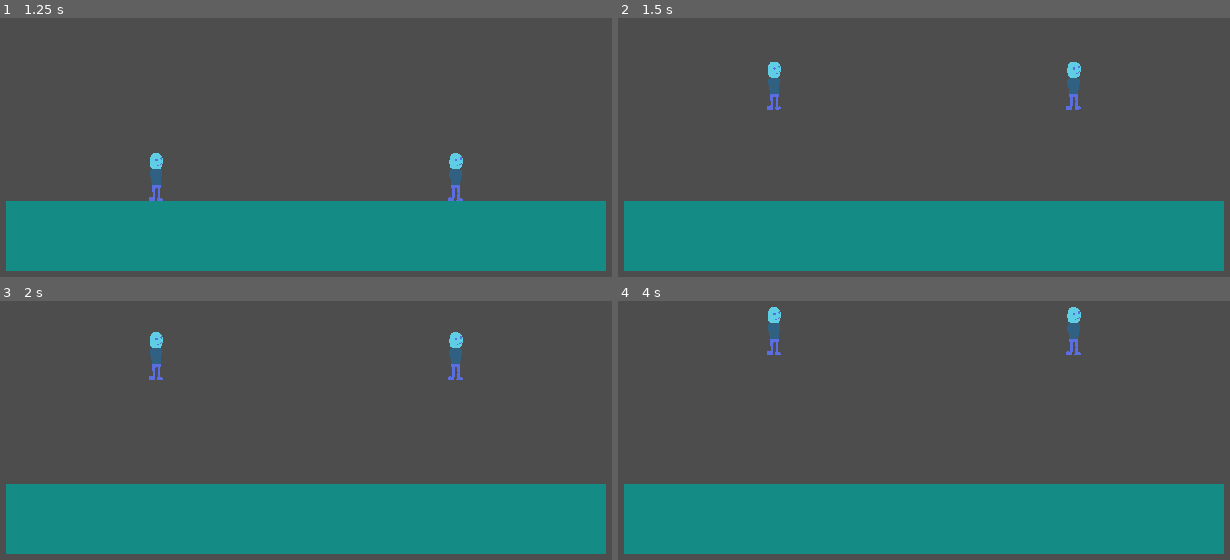
Above: before the commit, frames 1-4 (two rows, left to right).
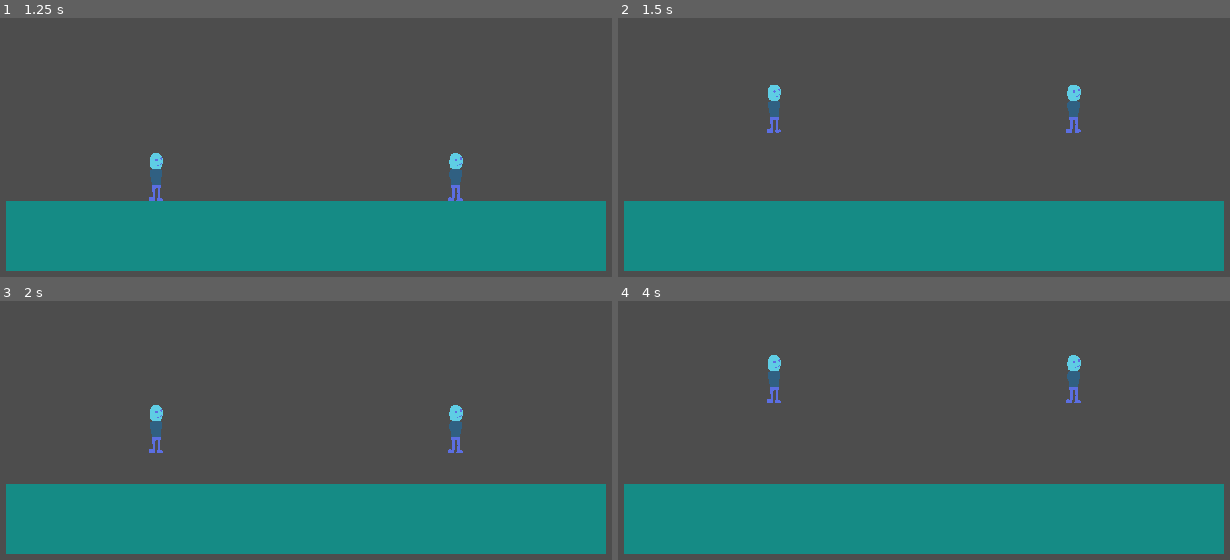
Above: after the commit, the same moments.

Repository: CodeGurke/Working-Title
Game: Godot game, scene res://main.tscn
The game is run twice, just before and just after one commit, with the same random seed, the same clock (stepped at 60 frames per second) and the same inputs.
Inputs:
- Up to frame 1 (1.25 s): tap Enter at 0.5 s
- Up to frame 2 (1.5 s): tap Space at 1.25 s
- Up to frame 3 (2 s): no input
- Up to frame 4 (4 s): tap Enter at 2.75 s; tap Space at 3.5 s

Frame 1 is identical in both runs. In frame 2, 1.0% of the frame differs, in the area x 24-76%, y 16-45%; in frame 3, 1.2%, in the area x 24-76%, y 11-59%; in frame 4, 1.2%.

Commit message:
Stats are now gained from body parts

Diff:
--- a/working-title/resources/bodies/body_test.tres
+++ b/working-title/resources/bodies/body_test.tres
@@ -10,5 +10,8 @@
 sprite = ExtResource("2_lin4m")
 width = 22
 height = 32
-speed = 0.0
+speed = 2.0
+jump_force = -3.0
+gravity_multiplier = 0.0
+acceleration = 5.0
 metadata/_custom_type_script = "uid://b43bm4e5s50d7"
--- a/working-title/resources/heads/head_test.tres
+++ b/working-title/resources/heads/head_test.tres
@@ -10,5 +10,8 @@
 sprite = ExtResource("2_oy3he")
 width = 20
 height = 32
-speed = 0.0
+speed = 1.0
+jump_force = -2.0
+gravity_multiplier = 0.0
+acceleration = 5.0
 metadata/_custom_type_script = "uid://b43bm4e5s50d7"
--- a/working-title/resources/legs/legs_test.tres
+++ b/working-title/resources/legs/legs_test.tres
@@ -10,4 +10,7 @@
 sprite = ExtResource("2_urseo")
 width = 16
 height = 32
-speed = 0.0
+speed = 2.0
+jump_force = -3.0
+gravity_multiplier = 0.0
+acceleration = 5.0
--- a/working-title/resources/player/player_info.tres
+++ b/working-title/resources/player/player_info.tres
@@ -13,8 +13,8 @@
 head = ExtResource("3_h3t8f")
 hand_l = ExtResource("2_f48rl")
 hand_r = ExtResource("2_f48rl")
-speed = 5.0
-jump_force = -10.0
-gravity_multiplier = 1.0
-acceleration = 15.0
+speed = 0.0
+jump_force = 0.0
+gravity_multiplier = 0.0
+acceleration = 0.0
 metadata/_custom_type_script = "uid://boief182alyhl"
--- a/working-title/scripts/player/player.gd
+++ b/working-title/scripts/player/player.gd
@@ -12,6 +12,7 @@
 # when everything is loaded builds the players character
 func _ready() -> void:
 	info = info.duplicate(true)
+	info.calculate_stats()
 	calculate_stats()
 	build_body()
 
--- a/working-title/scripts/resources/player_info.gd
+++ b/working-title/scripts/resources/player_info.gd
@@ -8,4 +8,7 @@
 @export var hand_r : Bodypart
 
 func calculate_stats() -> void:
-	pass
+	speed = legs.speed + body.speed + head.speed
+	jump_force = legs.jump_force + body.jump_force + head.jump_force
+	gravity_multiplier = 1 + legs.gravity_multiplier + body.gravity_multiplier + head.gravity_multiplier
+	acceleration = legs.acceleration + body.acceleration + head.acceleration
